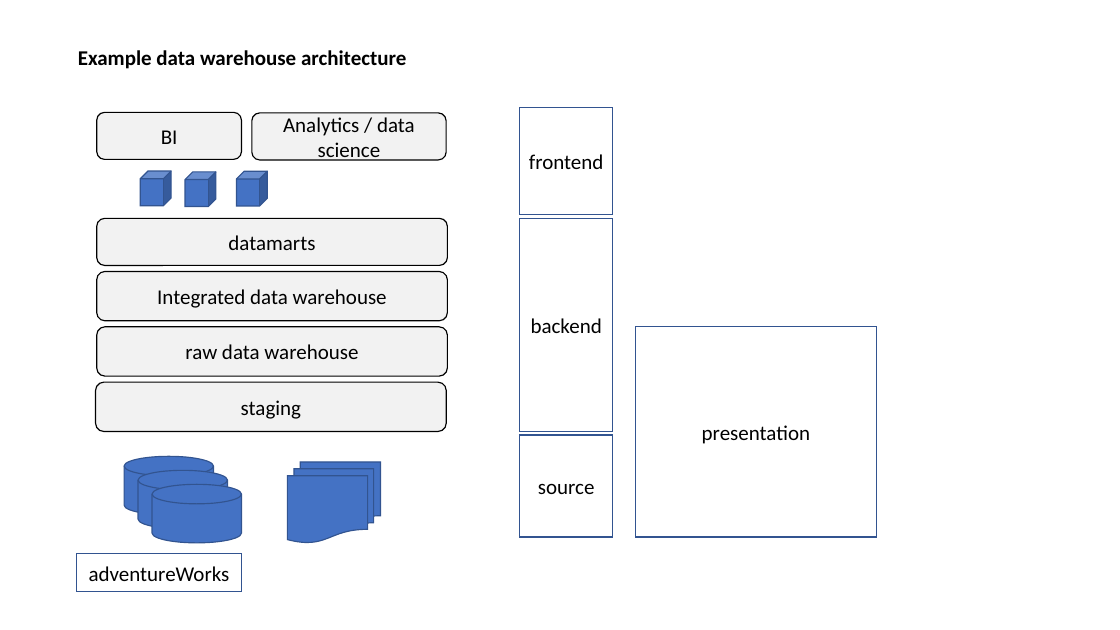
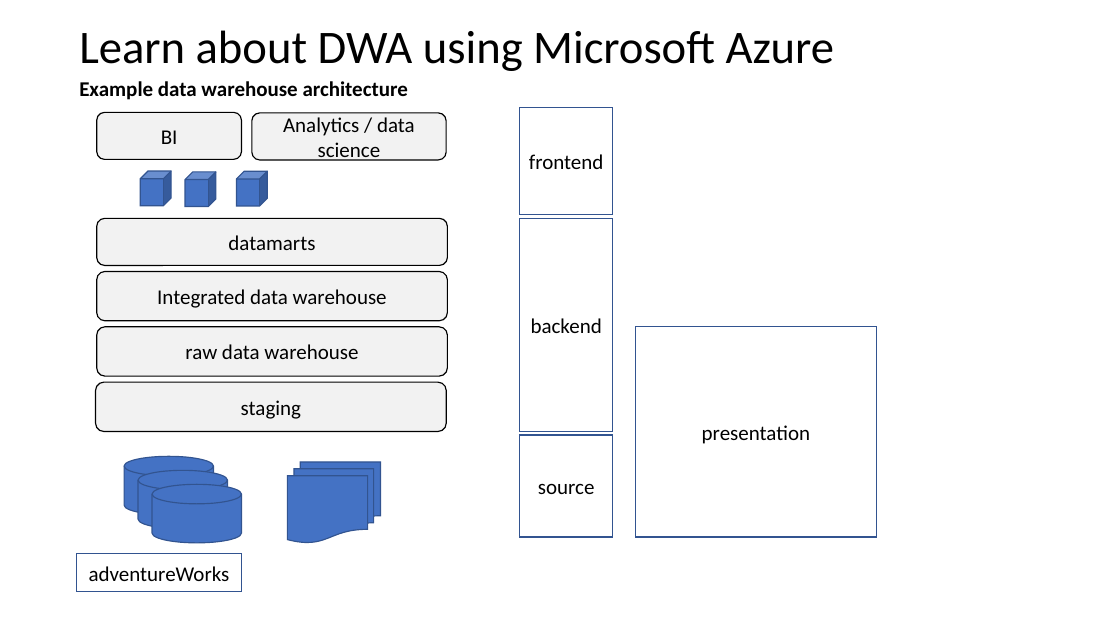
Before and after one commit to basvdberg/BETL, a slide deck: slide 8 of image/dwa_sas_vs_microsoft.pptx (slide 3 before the commit). Drawn at 1120x630 pixels with LibreOffice and Linux fonts; fonts in the diff are those of the drawing. Boxes give left, top, right and bottom in pixels: in the first picture for what was removed or moved away, otherwise in the second. Text is boxed around its words. In the diff, an @@ line names an element or a change of style, - is before the commit and + after.

```diff
--- a/image/dwa_sas_vs_microsoft.pptx
+++ b/image/dwa_sas_vs_microsoft.pptx
@@ text added at (79,30,834,71), 40 pt, text #000000 @@
+Learn about DWA using Microsoft Azure
@@ text "Example data warehouse architecture": place and size @@
-text "Example data warehouse architecture" at (78,50,406,69)
+text "Example data warehouse architecture" at (79,81,408,100)
```
Also in this commit, not shown: 6 other slides changed, 12 slides added, 10 slides removed, 2 other files.
